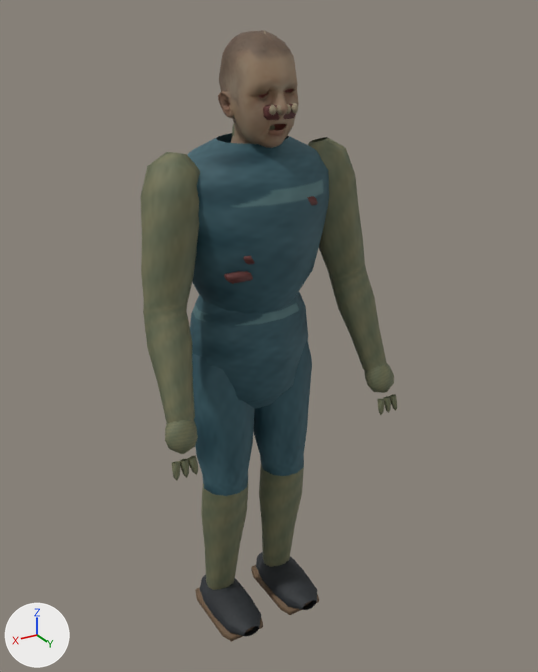
Renders of the FBX model Assets/Resources/ProductionArt/Crawler.fbx from each side of a commit.
The view is the same before and after, from a 50 mm camera at (0.946, 1.686, 1.758) aimed at (-0.043, 0.036, 0.934). The lights are fixed; the arrows at lower left show +X, +Y and +Z. The older version comes first.

Objects in the first picture: 'Crawler skinned body'.
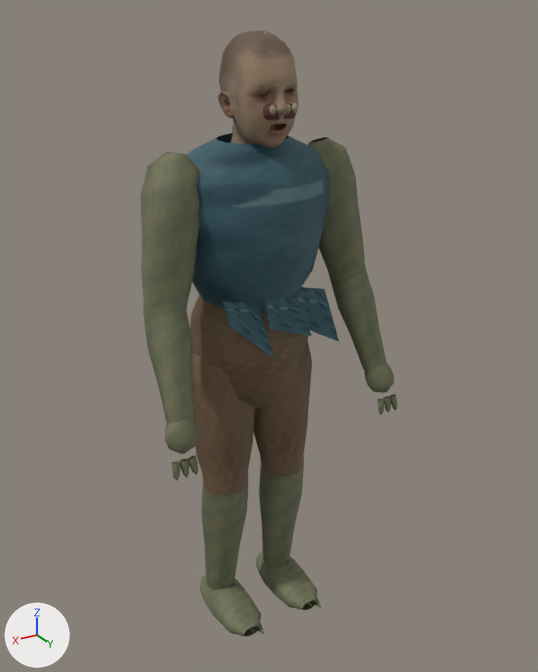
Boxes [x1, y1, x2, y2] around the edits, measured in the pictures (538 x 672 px):
'Crawler skinned body', reshaped: before [140, 30, 397, 642]; after [140, 30, 397, 636]
part 1 of me_crawler_skin, deleted: before [224, 271, 253, 284]
part 2 of me_crawler_skin, deleted: before [307, 196, 318, 206]
part 3 of me_crawler_skin, deleted: before [243, 256, 255, 264]
part 4 of me_crawler_skin, cut back: before [195, 565, 319, 642]; after [245, 598, 321, 634]
part 5 of me_crawler_skin, added (cyan): after [222, 287, 339, 358]
part 6 of me_crawler_skin, surface changed: [190, 295, 317, 636] in both

What changed in the scene script:
```text
Change me_crawler_skin:
    used by ob_crawler_skinned_body; location = (0.0, 0.0, 0.0)
    remove me_crawler_skin.from_pydata(...)  # 2680 vertices, 2953 faces; spans x -0.35..0.36, y -0.16..0.25, z 0.0..1.73
    add me_crawler_skin.from_pydata(...)  # 2704 vertices, 2959 faces; spans x -0.35..0.36, y -0.16..0.25, z 0.0..1.73
    me_crawler_skin part 1: the loose piece of 16 vertices spanning x 0.08..0.15, y 0.14..0.17, z 1.16..1.18 is deleted
    me_crawler_skin part 2: the loose piece of 16 vertices spanning x -0.11..-0.04, y 0.14..0.17, z 1.32..1.35 is deleted
    me_crawler_skin part 3: the loose piece of 16 vertices spanning x 0.03..0.1, y 0.14..0.17, z 1.2..1.22 is deleted
    me_crawler_skin part 4
    64 vertices are removed from x -0.17..0.17, y -0.09..0.15, z 0.01..0.03
    52 faces are deleted
    144 vertices are added at x -0.15..0.15, y 0.11..0.19, z 0.02..0.05
    96 new faces join them
    me_crawler_skin part 5
    18 vertices are added at x -0.21..0.13, y 0.12..0.17, z 0.92..1.08
    6 new vertices lie (0.1, 0.0, 0.02) away from vertices in x -0.17..0.04, y 0.12..0.14, z 1.08
    12 new faces join them
    me_crawler_skin part 6: 302 kept faces spanning x -0.19..0.2, y -0.13..0.18, z 0.0..1.14 get new texture (UV) coordinates
    other edits to the shape of me_crawler_skin do not show in these pictures
```
